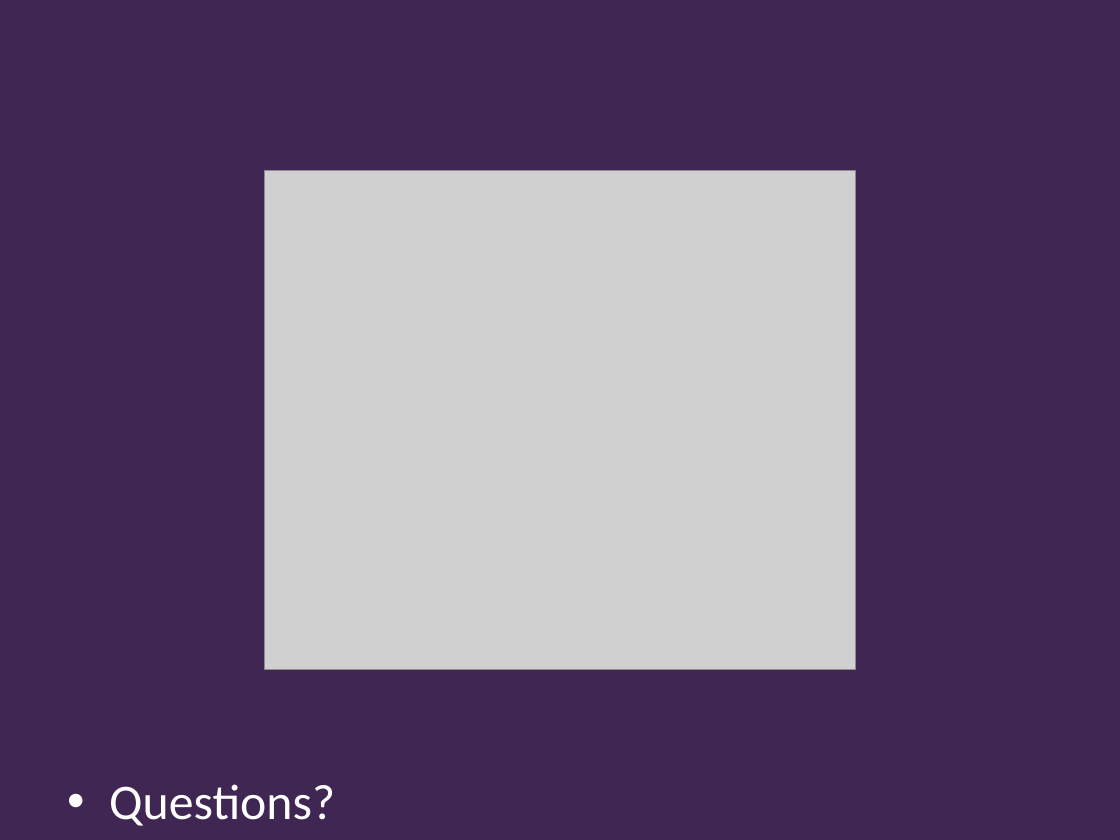
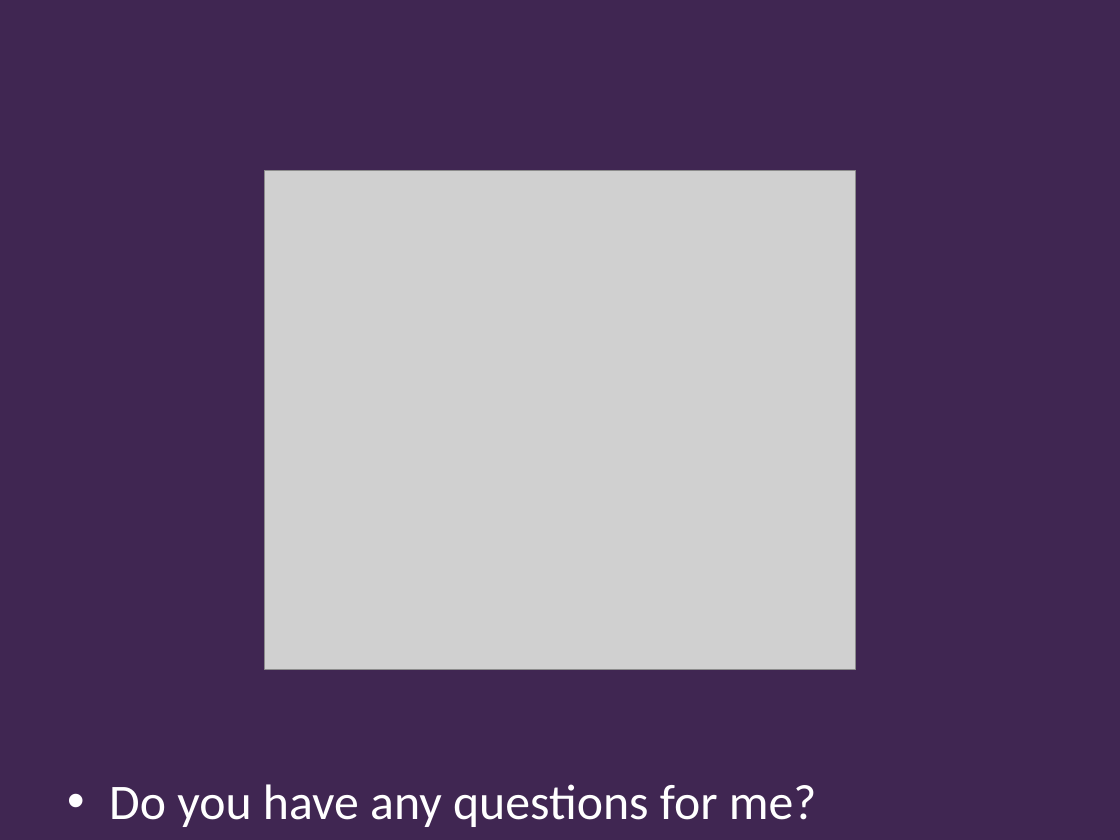
Before and after one commit to Falmouth-Games-Academy/ba-course-materials, a slide deck: slide 29 of GAM340/09/2019-20-GAM340-09-lecture.pptx. Drawn at 1120x840 pixels with LibreOffice and Linux fonts; fonts in the diff are those of the drawing; grey boxes stand for pictures; background and template pictures are left out. Boxes give left, top, right and bottom in pixels: in the first picture for what was removed or moved away, otherwise in the second. Text is boxed around its words. In the diff, an @@ line names an element or a change of style, - is before the commit and + after.

```diff
--- a/GAM340/09/2019-20-GAM340-09-lecture.pptx
+++ b/GAM340/09/2019-20-GAM340-09-lecture.pptx
@@ text at box(109, 784, 817, 827): text changed @@
-• Questions?
+• Do you have any questions for me?
```
Also in this commit, not shown: 1 other file.
